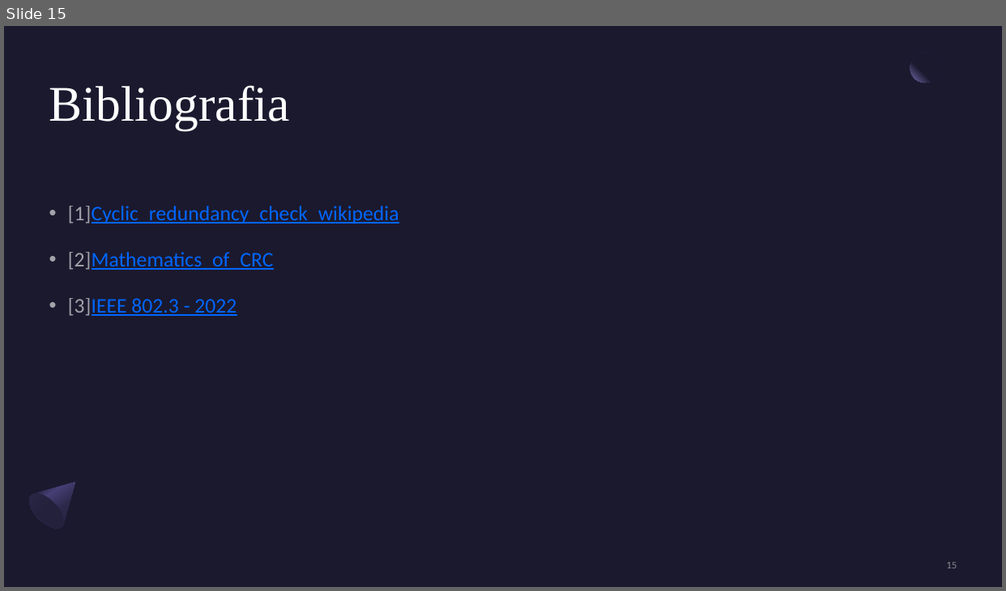
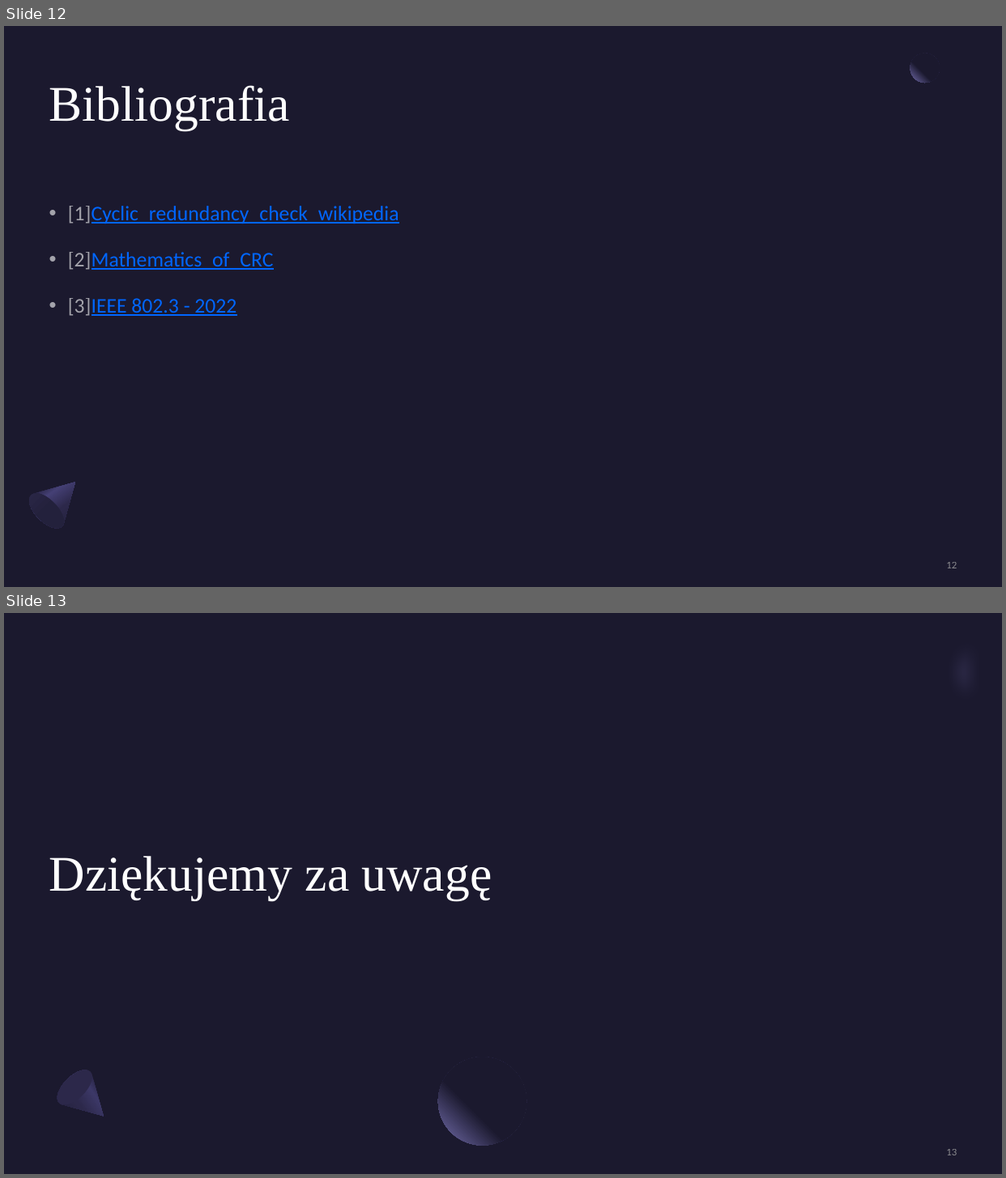
Before and after one commit to Kindly000/kik_project_CRC32, a slide deck: Implementacja kodu wielomianowego CRC-32 – IEEE 802-3.pptx. Shown one above the other, each under a label of ours: slide 15 before the commit, slides 12 and 13 after it. The pictures are 1006x591 and 1006x1178 pixels, drawn with LibreOffice and Linux fonts; fonts in the diff are those of the drawing. Boxes give left, top, right and bottom in pixels: in the first picture for what was removed or moved away, otherwise in the second. Text is boxed around its words. In the diff, an @@ line names an element or a change of style, - is before the commit and + after.

```diff
--- a/Implementacja kodu wielomianowego CRC-32 – IEEE 802-3.pptx
+++ b/Implementacja kodu wielomianowego CRC-32 – IEEE 802-3.pptx
@@ slide 13 added at <box>4,613,1002,1174</box>, background #1B192E @@
@@ freeform shape added at <box>909,613,1002,735</box>, fill #7771B2 at 40% opacity @@
@@ ellipse added at <box>957,697,991,730</box>, fill #1B192E @@
@@ title added at <box>49,856,492,901</box>, 48 pt, text #FFFFFF @@
+Dziękujemy za uwagę
@@ freeform shape added at <box>51,1065,119,1132</box>, fill gradient #2C284A to #3C3867 to #1B192E @@
@@ ellipse added at <box>52,1064,99,1112</box>, fill #2C284A @@
@@ ellipse added at <box>438,1058,526,1146</box>, fill gradient #1B192E to #7771B2 @@
@@ page number added at <box>946,1149,957,1156</box>, 10 pt, text #A6A6A6 at 80% opacity @@
+13
@@ what was slide 15 is now slide 12 @@
@@ page number at <box>946,562,957,569</box>: text changed @@
-15
+12
```
Also in this commit, not shown: 1 slide changed, 2 other slides added, 6 slides removed.
